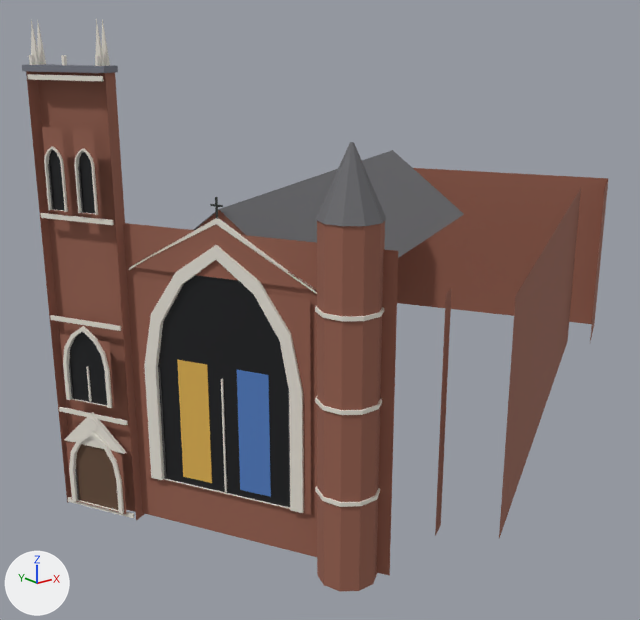
The glTF model viewer/districts/2018-harmonie/landmarks/453577567.glb, before and after one commit.
Before and after are seen from a 50 mm camera at (373.9, 63.0, 23.3) aimed at (407.4, 104.8, 6.5). Every picture has the same lights, and +X, +Y and +Z are marked at lower left. The picture after the commit comes second. Vertices at exactly the same position are counted once.
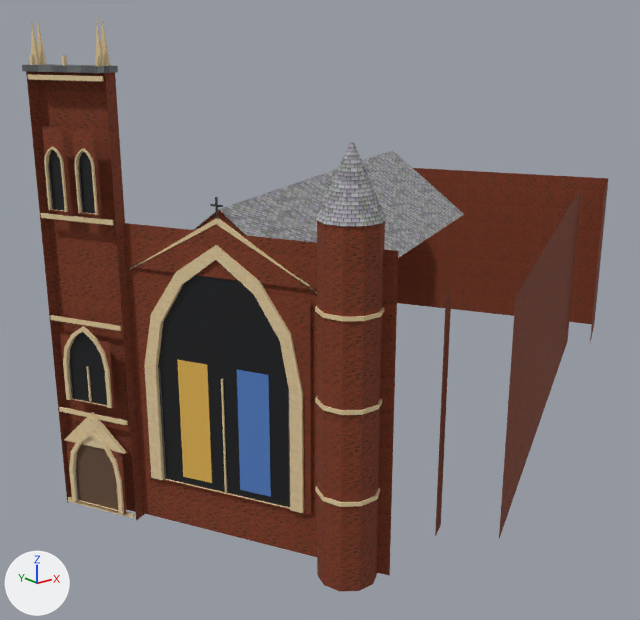
The newer file is also turned or shifted as a whole; pictures and numbers use the older file's frame.

What differs and where, as boxes (x1, y1, x2, y2) in the pictures (640 x 620 px; the box of a moved part takes in the faces that stretch with it):
part 1 of me_mesh_0, moved or reshaped: (49, 150, 317, 510) in both
part 2 of me_mesh_0, recoloured: (22, 64, 118, 73) in both
part 3 of me_mesh_0, recoloured (darker): (26, 71, 608, 592) in both
part 4 of me_mesh_0, recoloured (lighter): (194, 143, 464, 258) in both
part 5 of me_mesh_0, recoloured: (27, 19, 384, 518) in both

The change, as a diff of the scene's bpy script:
```diff
--- a/viewer/districts/2018-harmonie/landmarks/453577567.glb.py
+++ b/viewer/districts/2018-harmonie/landmarks/453577567.glb.py
@@ img_roof_slate @@
+img_roof_slate = load_image('roof_slate', '_unpacked/roof_slate', 256, 256, 'sRGB')
@@ img_wall_stone_buff @@
+img_wall_stone_buff = load_image('wall_stone_buff', '_unpacked/wall_stone_buff', 512, 512, 'sRGB')
@@ img_wall_brick_red @@
+img_wall_brick_red = load_image('wall_brick_red', '_unpacked/wall_brick_red', 512, 512, 'sRGB')
@@ img_curb_granite @@
+img_curb_granite = load_image('curb_granite', '_unpacked/curb_granite', 256, 256, 'sRGB')
@@ mat_church_slate @@
+mat_church_slate = bpy.data.materials.new('church_slate')
+# colours: grey #b8b8bc
+# uses the picture img_roof_slate
@@ mat_lm_stone_white @@
+mat_lm_stone_white = bpy.data.materials.new('lm_stone_white')
+# colours: white #fffdf8
+# uses the picture img_wall_stone_buff
@@ mat_lm_brick_red @@
+mat_lm_brick_red = bpy.data.materials.new('lm_brick_red')
+# colours: beige #e5cbbf
+# uses the picture img_wall_brick_red
@@ mat_lm_bluestone @@
+mat_lm_bluestone = bpy.data.materials.new('lm_bluestone')
+# colours: light grey #ced4dd
+# uses the picture img_curb_granite
@@ me_mesh_0 @@
 # used by ob_mesh_0; location = (0.0, 0.0, 0.0)
-me_mesh_0.from_pydata(...)  # 880 vertices, 1173 faces; spans x 389.1..435.7, y 86.8..119.2, z 0.0..23.9
+me_mesh_0.from_pydata(...)  # 880 vertices, 1173 faces; spans x 389.1..435.7, y 86.8..119.2, z 0.0..23.8
+# me_mesh_0 part 1: 67 of 880 vertices moved; they spanned x 389.6..395.5, y 92.0..102.4, z 0.4..18.3 and now span x 389.6..395.5, y 92.0..102.4, z 0.4..18.3; mean shift (0.0, 0.0, 0.0); largest move (395.5, 92.0, 2.5) -> (392.3, 98.2, 2.5)
+# me_mesh_0 part 2: 12 faces spanning x 389.1..391.9, y 99.1..103.5, z 21.6..21.9 switch from mat_bluestone (grey #797c86) to mat_lm_bluestone
+# me_mesh_0 part 3: 206 faces spanning x 389.2..435.7, y 86.8..119.2, z 0.0..21.6 switch from mat_brick (brown #976150) to mat_lm_brick_red
+# me_mesh_0 part 4: 24 faces spanning x 391.8..415.9, y 87.9..109.6, z 12.2..19.2 switch from mat_slate (dark grey #69696c) to mat_church_slate
+# me_mesh_0 part 5: 650 faces spanning x 389.2..397.9, y 87.9..103.3, z 0.1..23.8 switch from mat_stone_white (white #eae5da) to mat_lm_stone_white
 me_mesh_0.materials.append(mat_door)
```
